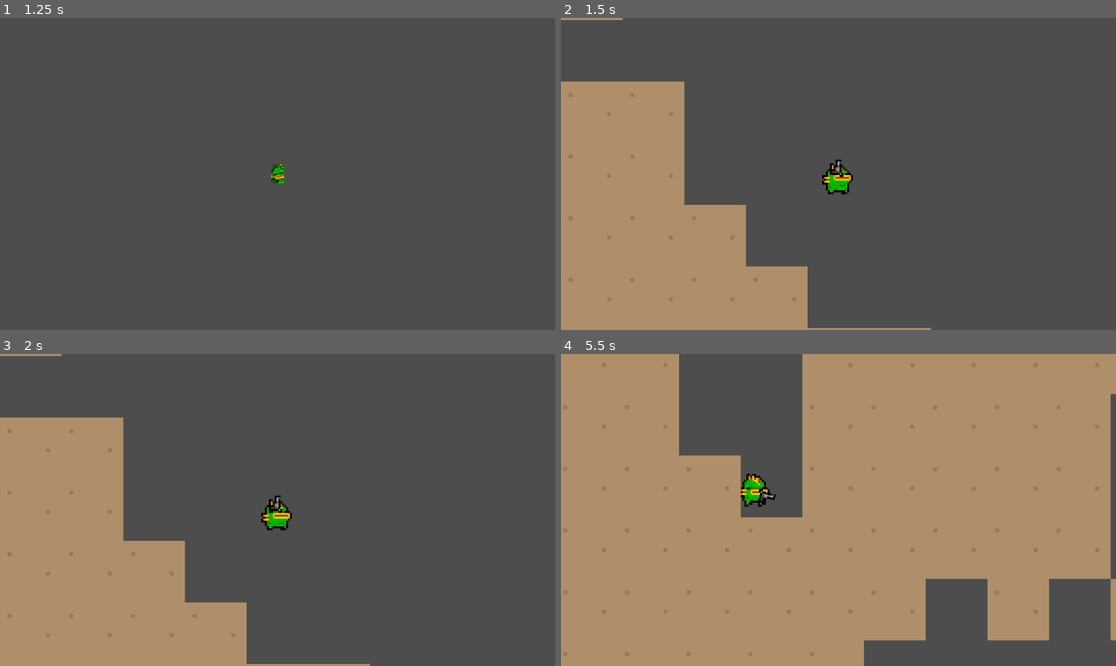
Above: before the commit, frames 1-4 (two rows, left to right).
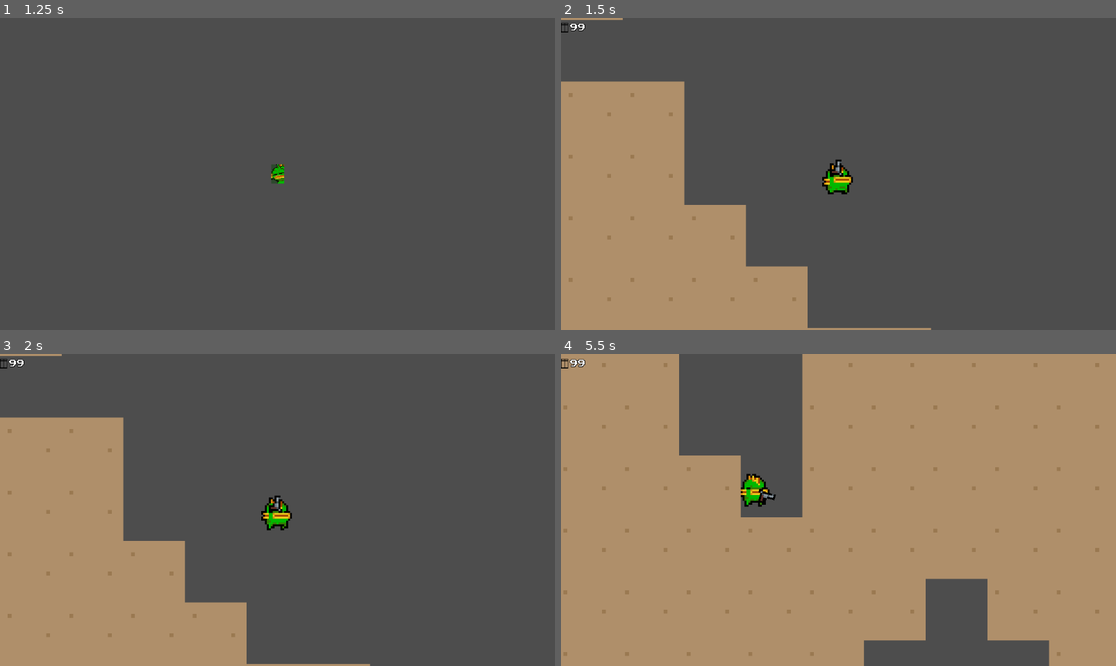
Above: after the commit, the same moments.

Repository: Tuzapeno/nuclear-throne-copy
Game: Godot game, scene res://Scenes/main.tscn
Same seed, same stepped clock (60 frames per second), same inputs: the game is played once before the commit and once after it. Before the commit the project starts from res://Scenes/main_menu.tscn.
Inputs (mouse positions are in pixels of both pictures, inside the frame that each line leads up to):
- Up to frame 1 (1.25 s): click "Play" at 0.5 s
- Up to frame 2 (1.5 s): click (838, 174) at 1.25 s
- Up to frame 3 (2 s): no input
- Up to frame 4 (5.5 s): tap Enter at 2 s; move the mouse to (960, 494) at 2.02 s; hold D (move_right) 2.03-2.78 s; tap E (use) at 2.1, 3.05, 3.8, 4.35, 5.3 s; move the mouse to (727, 525) at 2.77 s; hold S (move_down) 2.78-3.53 s; click (727, 525) at 2.85 s; move the mouse to (894, 441) at 3.52 s; hold D (move_right) 3.53-4.28 s; tap Space (swap_weapons) at 3.6 s; move the mouse to (810, 572) at 4.27 s; hold W (move_up) 4.28-5.03 s; move the mouse to (1005, 556) at 5.02 s; hold A (move_left) from 5.03 s (still down); tap U at 5.1 s

Frame 1 is identical in both runs. In frame 2, 0.2% of the frame differs, in the area x 0-53%, y 1-56%; in frame 3, 0.2%; in frame 4, 3.9%, in the area x 0-100%, y 1-100%.

Commit message:
feat: :sparkles: Make hud, camera controller, ammo manager, and global signal game started

Diff:
--- /dev/null
+++ b/Assets/ammo_font.tres
@@ -0,0 +1,8 @@
+[gd_resource type="LabelSettings" load_steps=2 format=3 uid="uid://bvgrvw27pk0o1"]
+
+[ext_resource type="FontFile" uid="uid://b3fbcb271ly0a" path="res://Assets/PrStart.ttf" id="1_bfbkc"]
+
+[resource]
+font = ExtResource("1_bfbkc")
+outline_size = 4
+outline_color = Color(0, 0, 0, 1)
--- /dev/null
+++ b/Assets/main_font.tres
@@ -0,0 +1,3 @@
+[gd_resource type="LabelSettings" format=3 uid="uid://dx1sf3ufy5o50"]
+
+[resource]
--- /dev/null
+++ b/Scenes/Control/hud.tscn
@@ -0,0 +1,27 @@
+[gd_scene load_steps=5 format=3 uid="uid://bt0lj6fc7xm3w"]
+
+[ext_resource type="Texture2D" uid="uid://dij0qmcqqei21" path="res://Assets/Guns/Ammo/bullet_icon_empty.png" id="1_6im55"]
+[ext_resource type="Script" path="res://Scripts/UI/hud.gd" id="1_ae333"]
+[ext_resource type="Texture2D" uid="uid://ccsc7mpfq5etr" path="res://Assets/Guns/Ammo/bullet_icon_fill.png" id="2_x6lwo"]
+[ext_resource type="LabelSettings" uid="uid://bvgrvw27pk0o1" path="res://Assets/ammo_font.tres" id="3_lgvqa"]
+
+[node name="HUD" type="CanvasLayer"]
+script = ExtResource("1_ae333")
+
+[node name="HBoxContainer" type="HBoxContainer" parent="."]
+offset_right = 40.0
+offset_bottom = 40.0
+
+[node name="BulletProgressBar" type="TextureProgressBar" parent="HBoxContainer"]
+layout_mode = 2
+size_flags_horizontal = 0
+size_flags_vertical = 4
+step = 10.0
+fill_mode = 3
+texture_under = ExtResource("1_6im55")
+texture_progress = ExtResource("2_x6lwo")
+
+[node name="BulletCount" type="Label" parent="HBoxContainer"]
+layout_mode = 2
+text = "99"
+label_settings = ExtResource("3_lgvqa")
--- a/Scenes/character_selection.tscn
+++ b/Scenes/character_selection.tscn
@@ -1,6 +1,6 @@
 [gd_scene load_steps=3 format=3 uid="uid://birpcumdpahyo"]
 
-[ext_resource type="Script" path="res://Scripts/character_selection.gd" id="1_l6afl"]
+[ext_resource type="Script" path="res://Scripts/UI/character_selection.gd" id="1_l6afl"]
 [ext_resource type="Texture2D" uid="uid://b2w60oedcchqe" path="res://Assets/Fish/fish_portrait.png" id="1_o1pey"]
 
 [node name="CharacterSelection" type="Control"]
--- a/Scenes/level.tscn
+++ b/Scenes/level.tscn
@@ -1,6 +1,6 @@
 [gd_scene load_steps=2 format=3 uid="uid://d0sch1okfgonb"]
 
-[ext_resource type="Script" path="res://Scripts/level.gd" id="1_tn5o7"]
+[ext_resource type="Script" path="res://Scripts/Levels/level.gd" id="1_tn5o7"]
 
 [node name="Level" type="Node"]
 script = ExtResource("1_tn5o7")
--- /dev/null
+++ b/Scenes/main.tscn
@@ -0,0 +1,10 @@
+[gd_scene load_steps=3 format=3 uid="uid://cmk2yfyktj53d"]
+
+[ext_resource type="PackedScene" uid="uid://dtyuirr2pt4gr" path="res://Scenes/main_menu.tscn" id="1_71u7s"]
+[ext_resource type="PackedScene" uid="uid://bt0lj6fc7xm3w" path="res://Scenes/Control/hud.tscn" id="2_ohgek"]
+
+[node name="Main" type="Node"]
+
+[node name="MainMenu" parent="." instance=ExtResource("1_71u7s")]
+
+[node name="HUD" parent="." instance=ExtResource("2_ohgek")]
--- a/Scenes/main_menu.tscn
+++ b/Scenes/main_menu.tscn
@@ -1,6 +1,6 @@
 [gd_scene load_steps=2 format=3 uid="uid://dtyuirr2pt4gr"]
 
-[ext_resource type="Script" path="res://Scripts/main_menu.gd" id="1_h6xy3"]
+[ext_resource type="Script" path="res://Scripts/UI/main_menu.gd" id="1_h6xy3"]
 
 [node name="MainMenu" type="Control"]
 layout_mode = 3
--- a/Scenes/player.tscn
+++ b/Scenes/player.tscn
@@ -1,10 +1,10 @@
 [gd_scene load_steps=18 format=3 uid="uid://c3aj8ax6x1vqi"]
 
-[ext_resource type="Script" path="res://Scripts/player.gd" id="1_armlr"]
+[ext_resource type="Script" path="res://Scripts/Player/player.gd" id="1_armlr"]
 [ext_resource type="Texture2D" uid="uid://cvbji1g5m7w87" path="res://Assets/Fish/fish_spritesheet_idle.png" id="2_yci6p"]
 [ext_resource type="Texture2D" uid="uid://dgfmp2lrysnba" path="res://Assets/Fish/fish_spritesheet_walk.png" id="3_qrwpj"]
 [ext_resource type="Texture2D" uid="uid://d3ykiqi64d8ww" path="res://Assets/Fish/fish_base_sprite.png" id="4_lc4hs"]
-[ext_resource type="Script" path="res://Scripts/camera_controller.gd" id="5_pnnhn"]
+[ext_resource type="Script" path="res://Scripts/Player/camera_controller.gd" id="5_pnnhn"]
 
 [sub_resource type="AtlasTexture" id="AtlasTexture_3yhv6"]
 atlas = ExtResource("2_yci6p")
--- a/Scenes/world.tscn
+++ /dev/null
@@ -1,13 +0,0 @@
-[gd_scene load_steps=2 format=3 uid="uid://cmk2yfyktj53d"]
-
-[ext_resource type="PackedScene" uid="uid://c3aj8ax6x1vqi" path="res://Scenes/player.tscn" id="1_dl60n"]
-
-[node name="World" type="Node"]
-
-[node name="Walls" type="Node" parent="."]
-
-[node name="Player" parent="." instance=ExtResource("1_dl60n")]
-speed = 150.0
-
-[node name="Camera2D" type="Camera2D" parent="."]
-zoom = Vector2(2.525, 2.525)
--- a/Scripts/Singletons/globals.gd
+++ b/Scripts/Singletons/globals.gd
@@ -1,4 +1,6 @@
 extends Node
+
+signal game_started
 
 enum MapTile { WALL, FLOOR, WEAPON_CHEST, AMMO_CHEST }
 
--- a/Scripts/Singletons/scene_manager.gd
+++ b/Scripts/Singletons/scene_manager.gd
@@ -1,6 +1,8 @@
 extends Node
 
 @onready var level_scene: PackedScene = preload("res://Scenes/level.tscn")
+
+var current_scene: String = "MainMenu"
 
 func _input(event: InputEvent) -> void:
 	if event is InputEventKey:
@@ -11,13 +13,30 @@
 
 func change_scene(scene: PackedScene, scene_name: String = "no name") -> void:
 
-	match get_tree().change_scene_to_packed(scene):
-		OK:
-			print("Scene changed successfully to ", scene_name)
-		ERR_CANT_CREATE:
-			print("Can't create scene ", scene_name)
-		ERR_INVALID_PARAMETER:
-			print("Scene ", scene_name, " is invalid!")
+	# Remove old scene
+	var main_node := get_tree().root.get_node("Main")
+
+	if main_node.has_node(current_scene):
+		main_node.get_node(current_scene).queue_free()
+
+	# Load new scene
+	var new_scene := scene.instantiate()
+	new_scene.name = scene_name
+	main_node.add_child(new_scene)
+
+	# Move to top
+	main_node.move_child(new_scene, 0)
+
+	current_scene = scene_name
+
+
+	# match get_tree().change_scene_to_packed(scene):
+	# 	OK:
+	# 		print("Scene changed successfully to ", scene_name)
+	# 	ERR_CANT_CREATE:
+	# 		print("Can't create scene ", scene_name)
+	# 	ERR_INVALID_PARAMETER:
+	# 		print("Scene ", scene_name, " is invalid!")
 
 
 
--- a/Scripts/character_selection.gd
+++ b/Scripts/UI/character_selection.gd
@@ -1,6 +1,5 @@
 extends Control
 
-@onready var worldScene: PackedScene = preload("res://Scenes/world.tscn")
 @onready var level: PackedScene = preload("res://Scenes/level.tscn")
 @onready var player_scene: PackedScene = preload("res://Scenes/player.tscn")
 
@@ -13,8 +12,11 @@
 func _process(_delta: float) -> void:
 	pass
 
+func start() -> void:
+	Globals.player = player_scene.instantiate()
+	SceneManager.change_scene(level, "Level")
+	Globals.game_started.emit()
 
 func _on_fish_button_pressed() -> void:
-	print("Fish was selected!!")
-	Globals.player = player_scene.instantiate() # Fish Parameters
-	SceneManager.change_scene(level, "Level Scene")
+	print("Fish was selected!!") # Fish Parameters
+	start()
--- /dev/null
+++ b/Scripts/UI/hud.gd
@@ -0,0 +1,12 @@
+extends CanvasLayer
+
+
+# Called when the node enters the scene tree for the first time.
+func _ready() -> void:
+	hide()
+	Globals.game_started.connect(_on_game_start)
+
+
+func _on_game_start() -> void:
+	print("Signal reached")
+	show()
--- a/project.godot
+++ b/project.godot
@@ -11,7 +11,7 @@
 [application]
 
 config/name="Nuclear Throne Copy"
-run/main_scene="res://Scenes/main_menu.tscn"
+run/main_scene="res://Scenes/main.tscn"
 config/features=PackedStringArray("4.3", "Forward Plus")
 run/max_fps=30
 config/icon="res://Assets/icon.svg"
@@ -21,16 +21,25 @@
 SceneManager="*res://Scripts/Singletons/scene_manager.gd"
 Globals="*res://Scripts/Singletons/globals.gd"
 Utils="*res://Scripts/Singletons/utils.gd"
-AmmoManager="*res://ammo_manager.gd"
+AmmoManager="*res://Scripts/Singletons/ammo_manager.gd"
 
 [debug]
 
 gdscript/warnings/unused_variable=0
+gdscript/warnings/unused_signal=0
 gdscript/warnings/integer_division=0
 
 [display]
 
 window/size/mode=3
+
+[file_customization]
+
+folder_colors={
+"res://Assets/": "orange",
+"res://Scenes/": "pink",
+"res://Scripts/": "purple"
+}
 
 [input]
 
Binary file added: Assets/Guns/Ammo/bullet_icon_empty.png
Not shown, added: Assets/Guns/Ammo/bullet_icon_empty.png.import
Binary file added: Assets/Guns/Ammo/bullet_icon_fill.png
Not shown, added: Assets/Guns/Ammo/bullet_icon_fill.png.import
Binary file added: Assets/PrStart.ttf
Not shown, added: Assets/PrStart.ttf.import
Renamed: Scripts/drunkardwalk.gd -> Scripts/Levels/drunkardwalk.gd
Renamed: Scripts/level.gd -> Scripts/Levels/level.gd
Renamed: Scripts/camera_controller.gd -> Scripts/Player/camera_controller.gd
Renamed: ammo_manager.gd -> Scripts/Singletons/ammo_manager.gd
Renamed: Scripts/main_menu.gd -> Scripts/UI/main_menu.gd
